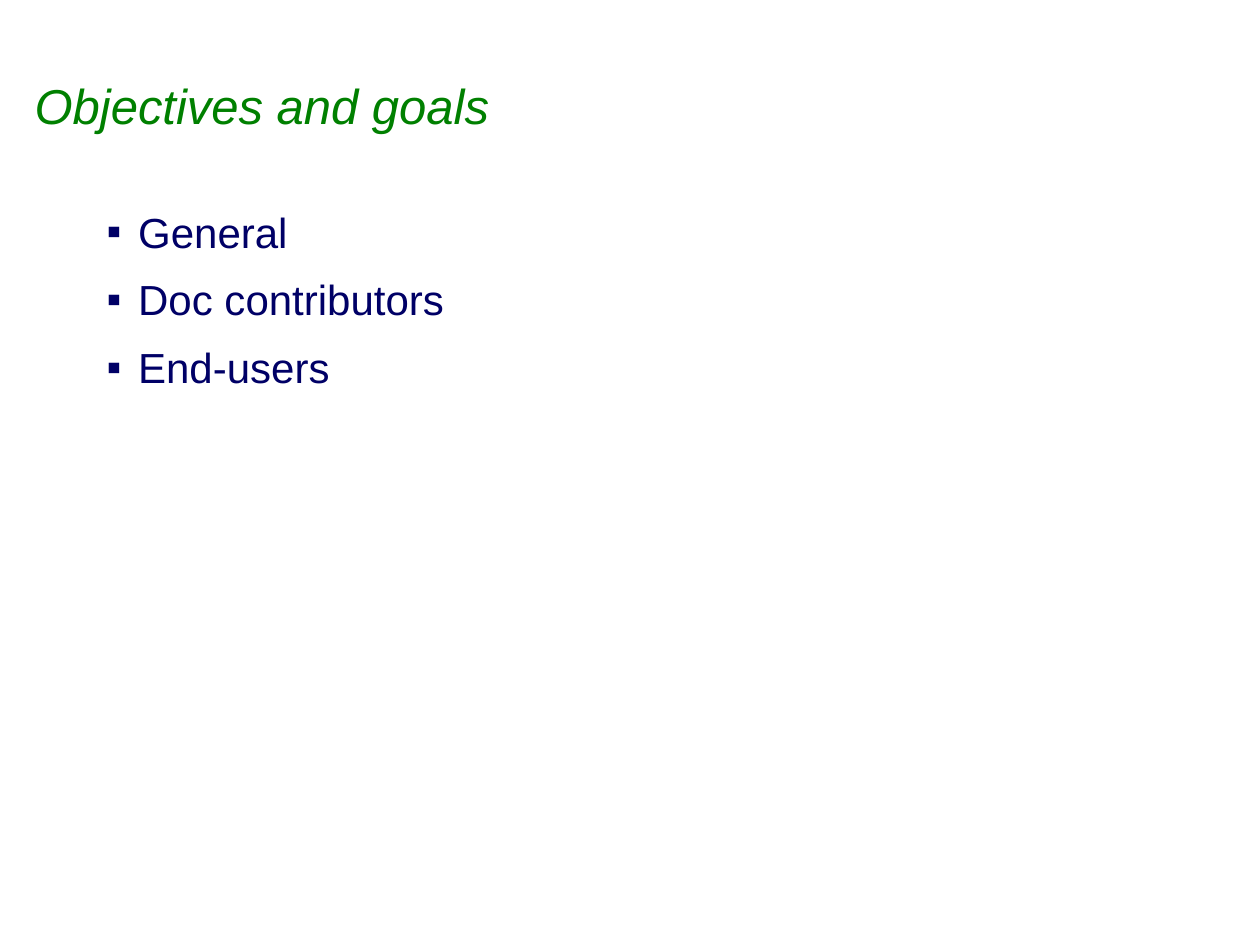
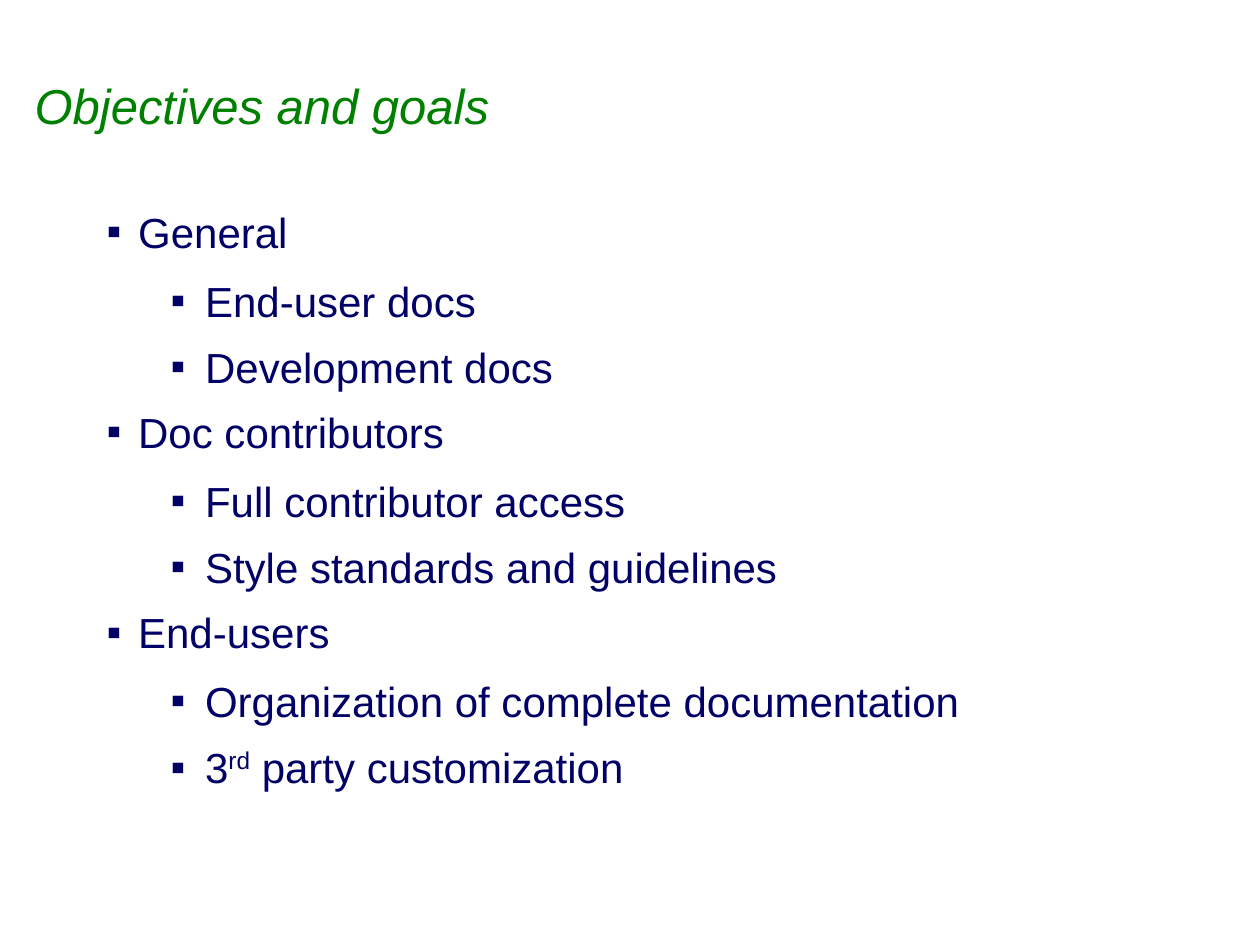
Before and after one commit to sabineheider/incubator, a slide deck: slide 8 of summit-2010/EclipseLink-Documentation.odp. Drawn at 1260x945 pixels with LibreOffice and Linux fonts; fonts in the diff are those of the drawing; background and template pictures are left out. Boxes give left, top, right and bottom in pixels: in the first picture for what was removed or moved away, otherwise in the second. Text is boxed around its words. In the diff, an @@ line names an element or a change of style, - is before the commit and + after.

```diff
--- a/summit-2010/EclipseLink-Documentation.odp
+++ b/summit-2010/EclipseLink-Documentation.odp
@@ text at (205, 286, 553, 391): paragraphs added @@
+  ▪ End-user docs
+  ▪ Development docs
@@ text at (205, 486, 777, 591): paragraphs added @@
+  ▪ Full contributor access
+  ▪ Style standards and guidelines
@@ text at (205, 686, 959, 791): paragraphs added @@
+  ▪ Organization of complete documentation
+  ▪ 3rd party customization
```
Also in this commit, not shown: 4 other slides changed.
